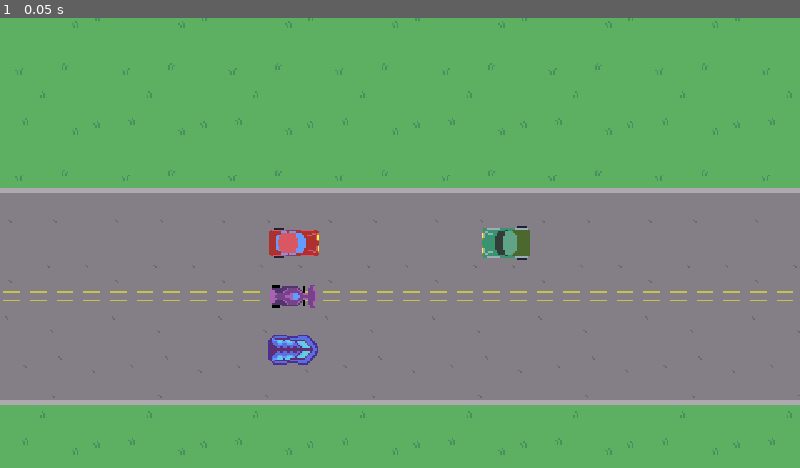
Above: before the commit, frame 1.
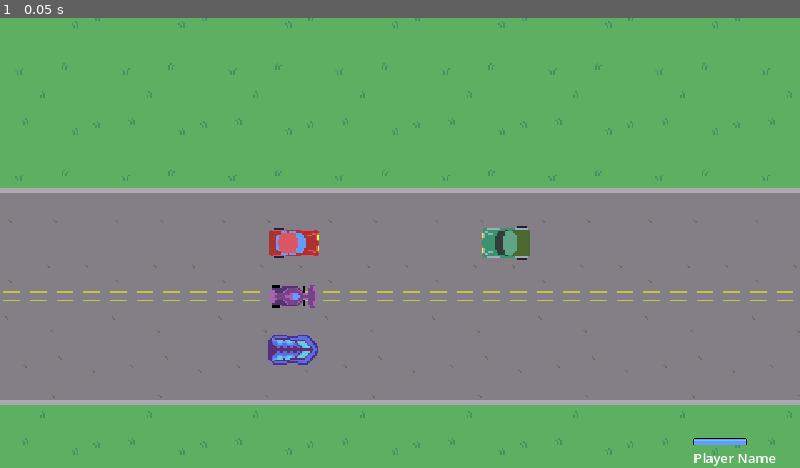
Above: after the commit, the same moment.

Repository: beatoven9/CarPG
Game: Godot game, scene res://Scenes/Battle/TestBattleScene.tscn
Two runs of this game, one before a commit and one after it. Both use one fixed random seed, a clock stepped at 60 frames per second and the inputs below.
Inputs:
- Up to frame 1 (0.05 s): no input

The runs differ from the first frame. In frame 1, 0.2% of the frame differs, in the area x 86-97%, y 93-100%.
Error before the commit: Invalid access to property or key 'position' on a base object of type 'null instance'. (res://Scripts/BattleEngine/BattleEngine.gd:97)

Commit message:
committing some edits halfway througha rewrite

Diff:
--- /dev/null
+++ b/Scenes/Battle/ATB_Meter.tscn
@@ -0,0 +1,37 @@
+[gd_scene load_steps=5 format=3 uid="uid://cqejji61pb8y4"]
+
+[ext_resource type="Script" path="res://Scripts/BattleEngine/ATB_Meter.gd" id="1_6qn5b"]
+[ext_resource type="Texture2D" uid="uid://cwscf8apojupm" path="res://Sprites/Bar_Underfill.png" id="1_kaiho"]
+[ext_resource type="Texture2D" uid="uid://mmthnmxmekn" path="res://Sprites/ProgressBarFrame.png" id="2_mc54y"]
+[ext_resource type="Texture2D" uid="uid://bbjfwwa8ftgqx" path="res://Sprites/BoostBarFill.png" id="3_5k4gb"]
+
+[node name="ATB_Meter" type="VBoxContainer"]
+anchors_preset = 3
+anchor_left = 1.0
+anchor_top = 1.0
+anchor_right = 1.0
+anchor_bottom = 1.0
+offset_left = -128.0
+offset_top = -36.0
+grow_horizontal = 0
+grow_vertical = 0
+script = ExtResource("1_6qn5b")
+
+[node name="TextureProgressBar" type="TextureProgressBar" parent="."]
+texture_filter = 3
+layout_mode = 2
+value = 100.0
+texture_under = ExtResource("1_kaiho")
+texture_over = ExtResource("2_mc54y")
+texture_progress = ExtResource("3_5k4gb")
+texture_progress_offset = Vector2(1, 1)
+
+[node name="RichTextLabel" type="RichTextLabel" parent="."]
+texture_filter = 3
+custom_minimum_size = Vector2(128, 0)
+layout_mode = 2
+size_flags_vertical = 3
+text = "Player Name"
+fit_content = true
+scroll_active = false
+shortcut_keys_enabled = false
--- a/Scenes/Battle/TestBattleScene.tscn
+++ b/Scenes/Battle/TestBattleScene.tscn
@@ -1,9 +1,17 @@
-[gd_scene load_steps=3 format=3 uid="uid://dy3c2icup66pq"]
+[gd_scene load_steps=4 format=3 uid="uid://dy3c2icup66pq"]
 
 [ext_resource type="PackedScene" uid="uid://bcsylcr85y820" path="res://Scenes/TileMapTerrain.tscn" id="1_b2mwo"]
 [ext_resource type="Script" path="res://Scripts/BattleEngine/BattleEngine.gd" id="2_n0sb6"]
+[ext_resource type="PackedScene" uid="uid://cqejji61pb8y4" path="res://Scenes/Battle/ATB_Meter.tscn" id="3_eej63"]
 
 [node name="TestBattleScene" type="Node2D"]
+
+[node name="Camera2D" type="Camera2D" parent="."]
+zoom = Vector2(2, 2)
+
+[node name="CanvasLayer" type="CanvasLayer" parent="."]
+
+[node name="ATB_Meter" parent="CanvasLayer" instance=ExtResource("3_eej63")]
 
 [node name="Terrain" parent="." instance=ExtResource("1_b2mwo")]
 layer_0/tile_data = PackedInt32Array(-1, 786433, 2, 65535, 524289, 7, 131071, 786433, 0, 0, 524289, 7, -65536, 786433,  …(9864 unchanged characters)…
@@ -14,6 +22,3 @@
 [node name="PartyMembers" type="Node2D" parent="BattleEngine"]
 z_index = 2
 position = Vector2(0, 32)
-
-[node name="Camera2D" type="Camera2D" parent="."]
-zoom = Vector2(2, 2)
--- /dev/null
+++ b/Scenes/Battle/battle_timer.tscn
@@ -0,0 +1,6 @@
+[gd_scene load_steps=2 format=3]
+
+[ext_resource type="Script" path="res://Scripts/BattleEngine/battle_timer.gd" id="1_edbfw"]
+
+[node name="BattleTimer" type="Timer"]
+script = ExtResource("1_edbfw")
--- /dev/null
+++ b/Scripts/BattleEngine/ATB_Meter.gd
@@ -0,0 +1,14 @@
+extends VBoxContainer
+
+@onready var progress_bar: TextureProgressBar = $TextureProgressBar
+@onready var label: RichTextLabel = $RichTextLabel
+
+
+func update_progress_bar(value):
+	progress_bar.value = value
+
+func set_fighter_name(fighter_name):
+	label.text = fighter_name
+
+func _ready():
+	pass
--- a/Scripts/BattleEngine/BattleEngine.gd
+++ b/Scripts/BattleEngine/BattleEngine.gd
@@ -2,14 +2,21 @@
 
 @onready var party_member = preload("res://Scenes/Battle/party_member.tscn")
 @onready var enemy = preload("res://Scenes/Battle/enemy_fighter.tscn")
+@onready var battle_timer = preload("res://Scenes/Battle/battle_timer.tscn")
 
-@onready var camera = get_tree().get_root().get_child(0).get_node("Camera2D")
+var global_member_timers = []
+var global_enemy_timers = []
+var move_queue = []
+
+# @onready var camera = get_tree().get_root().get_child(0).get_node("Camera2D")
+@onready var atb_meter = get_tree().get_root().get_child(0).get_node("CanvasLayer/ATB_Meter")
 
 func load_enemy_data():
 	var texture1 = load("res://Sprites/PickupTruck_b.png")
 	var enemy_member1 = {
 		"name": "enemy_1",
-		"texture": texture1
+		"texture": texture1,
+		"speed": 90
 	}
 
 	var enemy_members_data = [enemy_member1]
@@ -19,19 +26,22 @@
 	var texture1 = load("res://Sprites/Sedan_a.png")
 	var party_member1 = {
 		"name": "player_1",
-		"texture": texture1
+		"texture": texture1,
+		"speed": 20
 	}
 
 	var texture2 = load("res://Sprites/FriendCar.png")
 	var party_member2 = {
 		"name": "friend_car",
-		"texture": texture2
+		"texture": texture2,
+		"speed": 50
 	}
 
 	var texture3 = load("res://Sprites/Sportscar_a.png")
 	var party_member3 = {
 		"name": "sportscar",
-		"texture": texture3
+		"texture": texture3,
+		"speed": 120
 	}
 
 	var party_members_data = [
@@ -56,7 +66,11 @@
 	var party_members_list = []
 	for member_data in party_members_data:
 		var new_party_member = party_member.instantiate()
-		new_party_member.set_data(member_data["name"], member_data["texture"])
+		new_party_member.set_data(
+			member_data["name"],
+			member_data["texture"],
+			member_data["speed"]
+		)
 		add_child(new_party_member)
 		party_members_list.append(new_party_member)
 	arrange_fighters_on_y_axis(party_members_list, 96, 0)
@@ -67,7 +81,11 @@
 	var enemy_members_list = []
 	for member_data in enemy_members_data:
 		var new_enemy_member = enemy.instantiate()
-		new_enemy_member.set_data(member_data["name"], member_data["texture"])
+		new_enemy_member.set_data(
+			member_data["name"],
+			member_data["texture"],
+			member_data["speed"],
+		)
 		add_child(new_enemy_member)
 		enemy_members_list.append(new_enemy_member)
 	arrange_fighters_on_y_axis(enemy_members_list, 96, 0)
@@ -83,6 +101,68 @@
 	for enemy_member in enemy_list:
 		enemy_member.position.x = space_segment_size
 
+func start_play(party_members, enemy_members):
+	var party_timers = initiate_atb_meters(party_members)
+	var enemy_timers = initiate_atb_meters(enemy_members)
+
+	print(party_timers, enemy_timers)
+
+func initiate_atb_meters(
+	members_list,
+):
+	var timer_list = []
+
+	for member in members_list:
+		var timer = battle_timer.instantiate()
+		member.add_child(timer)
+		timer_list.append(timer)
+		timer.battle_timer_out.connect(request_move)
+
+	return timer_list
+
+func request_move(fighter):
+	pause_timers()
+	fighter.request_move()
+	print("MOVE ", fighter)
+
+func pause_timers():
+	for timer in global_member_timers:
+		timer.set_paused(true)
+	for timer in global_enemy_timers:
+		timer.set_paused(true)
+
+func resume_timers():
+	for timer in global_member_timers:
+		timer.set_paused(false)
+	for timer in global_enemy_timers:
+		timer.set_paused(false)
+
+func receive_move(move_info):
+	move_queue.append(move_info)
+	execute_move()
+
+	resume_timers()
+
+
+func execute_move():
+	if len(move_queue) > 0:
+		var move_info = move_queue.pop_at(0)
+		apply_move(move_info)
+
+func apply_move(move_info):
+	var move = move_info["move"]
+	var user = move_info["user"]
+	var target = move_info["target"]
+
+	# user.play_attack_animation()
+	#
+	# THIS IS WHERE I LEFT OFF ^^^
+
+	pause_timers()
+
+	# This needs to connect the "move_complete" signal to the resume_timers() method on this script
+
+
 func _ready():
 
 	var party_members_data = load_player_data()
@@ -94,9 +174,8 @@
 	)
 
 	arrange_fighters_on_x_axis(party_members_list, enemy_members_list, 256)
-	print("CAMERA: ", camera.position)
 
-
+	start_play(party_members_list, enemy_members_list)
 
 # Called every frame. 'delta' is the elapsed time since the previous frame.
 func _process(_delta):
--- a/Scripts/BattleEngine/Fighter.gd
+++ b/Scripts/BattleEngine/Fighter.gd
@@ -3,13 +3,19 @@
 @onready var sprite2d: Sprite2D = get_node("Sprite2D")
 @onready var collision_shape2d: CollisionShape2D = get_node("CollisionShape2D")
 var this_fighter_name
+var fighter_speed
 
-func set_data(fighter_name, texture: Texture2D):
+func set_data(
+	fighter_name,
+	texture: Texture2D,
+	speed: int
+):
 	this_fighter_name = fighter_name
 	get_node("Sprite2D").set_texture(texture)
+	fighter_speed = speed
 
 func _ready():
-	print("I am ", this_fighter_name)
+	print("I am ", this_fighter_name, " my speed is: ", fighter_speed)
 	set_collision_box_size()
 
 func set_collision_box_size():
--- /dev/null
+++ b/Scripts/BattleEngine/battle_timer.gd
@@ -0,0 +1,12 @@
+extends Timer
+
+
+signal battle_timer_out(fighter)
+
+@onready var fighter = get_parent()
+
+func _ready():
+	timeout.connect(battle_timer_timeout)
+
+func battle_timer_timeout():
+	battle_timer_out.emit(fighter)
